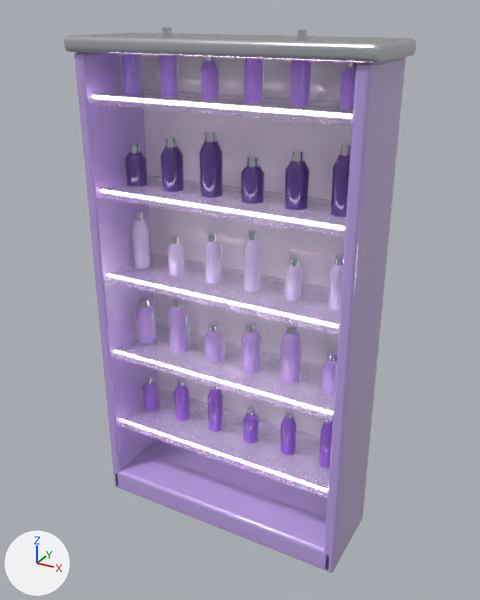
One commit to the glTF model public/assets/interiors/salao/product_shelf_glass.glb: the scene before it, then after it.
One viewpoint serves both versions: a 50 mm lens placed at (1.3, -2.3, 2.26), pointed at (0.02, 0.02, 1.1). Every picture has the same lights, and +X, +Y and +Z are marked at lower left. The older version comes first.

The first picture shows 'product_shelf_glass'.
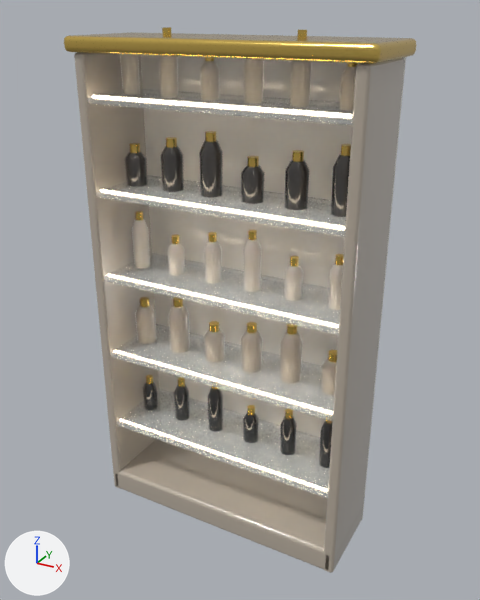
The edits, one by one:
Material 'base.006' (mat_base_006) changes colour from purple #c1a5ea to grey #b9ae9f; in linear values from (0.533, 0.376, 0.823) to (0.485, 0.423, 0.347).
Material 'trim.006' (mat_trim_006) changes colour from white #e3e6ee to yellow #f2cf6e; in linear values from (0.768, 0.791, 0.855) to (0.888, 0.624, 0.156).
In material 'trim.006' (mat_trim_006), roughness goes from 0.16 to 0.14.
Material 'accent.006' (mat_accent_006) changes colour from white #f3ecfc to white #f2ece0; in linear values from (0.896, 0.839, 0.973) to (0.888, 0.839, 0.745).
Material 'glass.006' (mat_glass_006) changes colour from purple #e3ccff to white #dfe6e6; in linear values from (0.768, 0.604, 1.0) to (0.738, 0.791, 0.791).
In material 'glow.006' (mat_glow_006), emission_color goes from (1.0, 0.807, 0.922) (pale pink #ffe8f6) to (1.0, 0.839, 0.624) (beige #ffeccf).
Material 'accent2.006' (mat_accent2_006) changes colour from purple #9461d6 to black #2b2a29; in linear values from (0.296, 0.12, 0.672) to (0.0242, 0.0232, 0.0222).
Material 'soft.006' (mat_soft_006) changes colour from purple #e0d0f8 to pale yellow #d8cfc2; in linear values from (0.745, 0.631, 0.939) to (0.687, 0.624, 0.539).
Material 'deep.006' (mat_deep_006) changes colour from purple #4f3480 to dark grey #3b3835; in linear values from (0.0782, 0.0343, 0.216) to (0.0437, 0.0395, 0.0356).
Material 'fabric.006' (mat_fabric_006) changes colour from purple #b08ae8 to light grey #c9bfae; in linear values from (0.434, 0.254, 0.807) to (0.584, 0.521, 0.423).

Pixel boxes [x1, y1, x2, y2] of what changed, in the pictures (480 x 600 px):
'product_shelf_glass', recoloured, surface changed: [64, 27, 416, 573] in both
